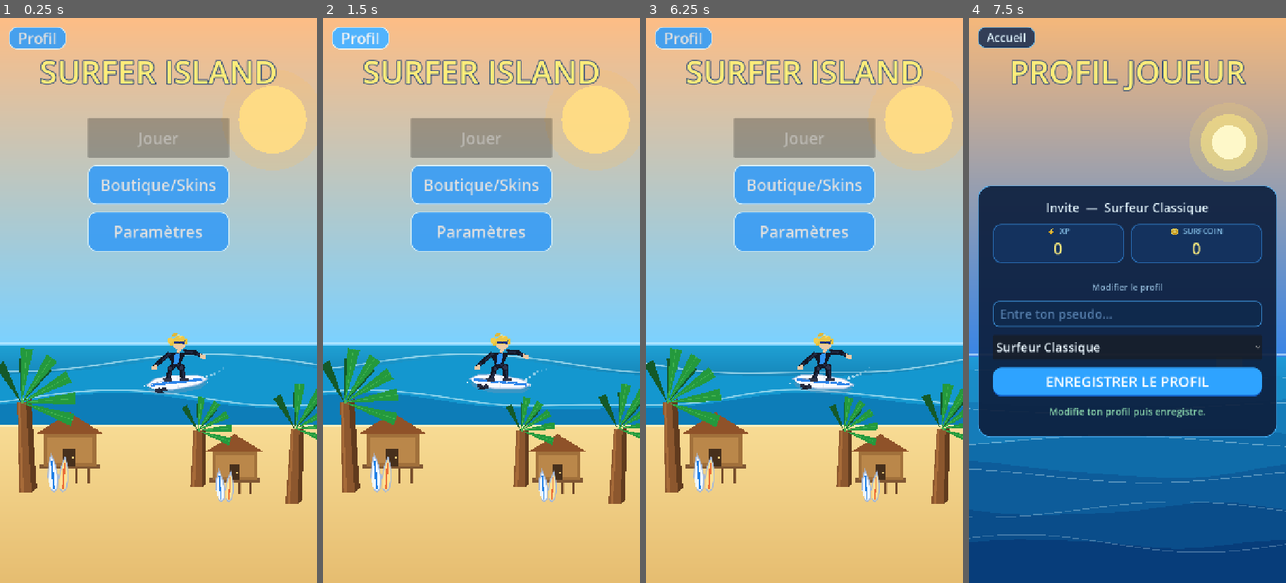
Above: before the commit, frames 1-4 (left to right).
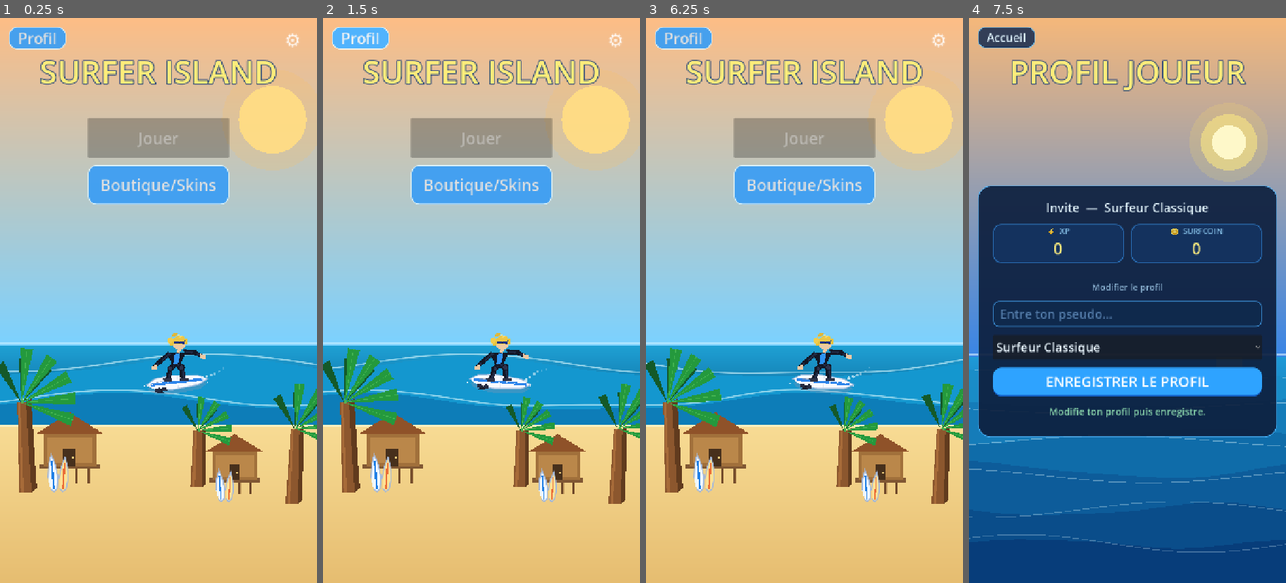
Above: after the commit, the same moments.

Repository: ClemL06/SurfGame
Game: Godot game, scene res://scenes/ui/MainMenu.tscn
Two runs of this game, one before a commit and one after it. Both use one fixed random seed, a clock stepped at 60 frames per second and the inputs below.
Inputs (mouse positions are in pixels of both pictures, inside the frame that each line leads up to):
- Up to frame 1 (0.25 s): no input
- Up to frame 2 (1.5 s): click "Paramètres" (after the commit: "⚙") at 0.5 s; click "Accueil" at 1.25 s
- Up to frame 3 (6.25 s): click (823, 362) at 2 s; click (804, 311) at 2.77 s; type "12" at 2.85 s; tap Enter (ui_accept) at 3.5, 3.77, 4.52, 6.02 s; move the mouse to (874, 272) at 3.52 s; hold Right (ui_right) 3.53-4.28 s; click (874, 272) at 3.67 s; move the mouse to (741, 328) at 4.27 s; hold Down (ui_down) 4.28-5.03 s; move the mouse to (836, 176) at 5.02 s; hold Right (ui_right) 5.03-5.78 s; move the mouse to (788, 413) at 5.77 s; hold Up (ui_up) from 5.78 s (still down); click (788, 413) at 5.92 s
- Up to frame 4 (7.5 s): release Up (ui_up) at 6.5 s; click (1146, 362) at 6.5 s; move the mouse to (1222, 385) at 7.27 s; hold Left (ui_left) from 7.28 s (still down)

The runs differ from the first frame. In frame 1, 3.1% of the frame differs, in the area x 27-95%, y 2-42%; in frame 2, 3.1%; in frame 3, 3.1%; in frame 4, nothing differs.

Commit message:
icone paramètre

Diff:
--- a/nouveau-projet-de-jeu/scenes/ui/MainMenu.tscn
+++ b/nouveau-projet-de-jeu/scenes/ui/MainMenu.tscn
@@ -26,6 +26,16 @@
 border_width_bottom = 2
 border_color = Color(0.93, 0.99, 1, 0.95)
 
+[sub_resource type="StyleBoxFlat" id="StyleBoxFlat_gear_transparent"]
+bg_color = Color(0, 0, 0, 0)
+
+[sub_resource type="StyleBoxFlat" id="StyleBoxFlat_gear_hover"]
+bg_color = Color(1, 1, 1, 0.10)
+corner_radius_top_left = 18
+corner_radius_top_right = 18
+corner_radius_bottom_right = 18
+corner_radius_bottom_left = 18
+
 [sub_resource type="StyleBoxFlat" id="StyleBoxFlat_profile_panel_opaque"]
 bg_color = Color(0.08, 0.13, 0.20, 1)
 corner_radius_top_left = 14
@@ -106,16 +116,6 @@
 text = "Boutique/Skins"
 custom_minimum_size = Vector2(320, 90)
 
-[node name="SettingsButton" type="Button" parent="SafeArea/Margin/VBox/Buttons"]
-unique_name_in_owner = true
-layout_mode = 2
-size_flags_horizontal = 3
-theme_override_styles/normal = SubResource("StyleBoxFlat_profile_tab")
-theme_override_styles/hover = SubResource("StyleBoxFlat_profile_tab_hover")
-theme_override_styles/pressed = SubResource("StyleBoxFlat_profile_tab_hover")
-theme_override_font_sizes/font_size = 36
-text = "Paramètres"
-custom_minimum_size = Vector2(320, 90)
 
 [node name="LeftHouseButton" type="Button" parent="."]
 unique_name_in_owner = true
@@ -150,6 +150,25 @@
 mouse_filter = 0
 flat = true
 text = ""
+
+[node name="SettingsButton" type="Button" parent="."]
+unique_name_in_owner = true
+layout_mode = 1
+anchor_left = 1.0
+anchor_top = 0.0
+anchor_right = 1.0
+anchor_bottom = 0.0
+offset_left = -90.0
+offset_top = 16.0
+offset_right = -20.0
+offset_bottom = 86.0
+theme_override_styles/normal = SubResource("StyleBoxFlat_gear_transparent")
+theme_override_styles/hover = SubResource("StyleBoxFlat_gear_hover")
+theme_override_styles/pressed = SubResource("StyleBoxFlat_gear_hover")
+theme_override_colors/font_color = Color(1, 1, 1, 0.90)
+theme_override_colors/font_hover_color = Color(1, 1, 1, 1)
+theme_override_font_sizes/font_size = 42
+text = "⚙"
 
 [node name="ProfileTabButton" type="Button" parent="."]
 unique_name_in_owner = true
